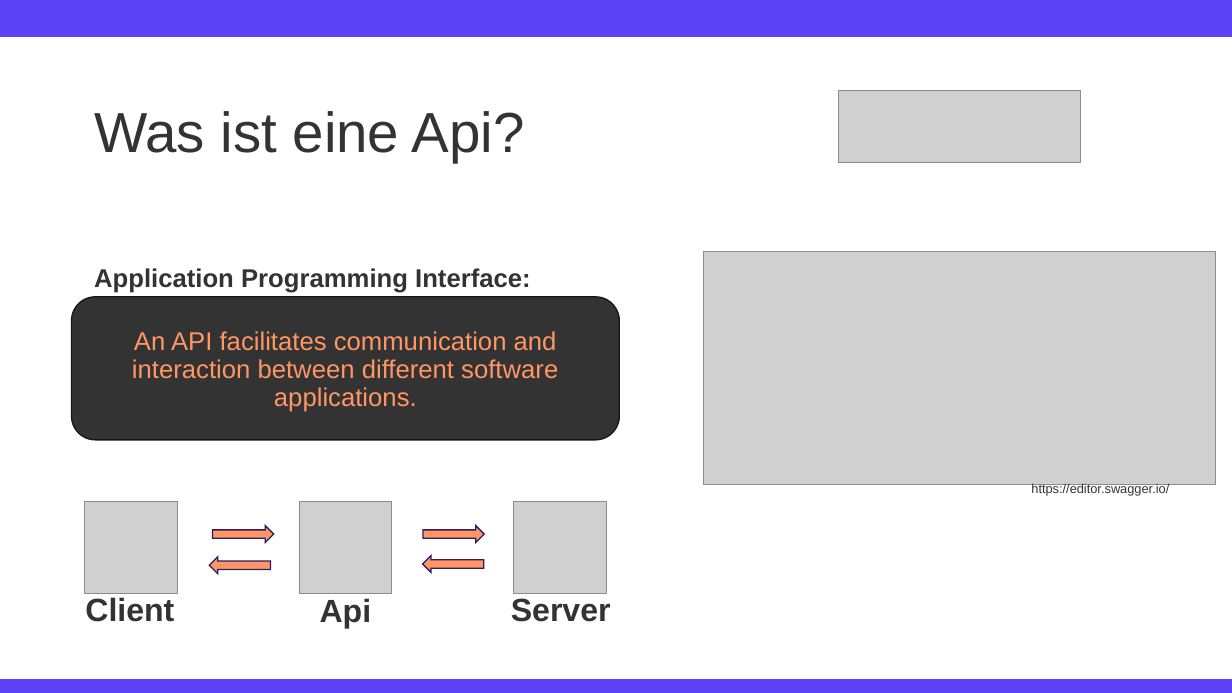
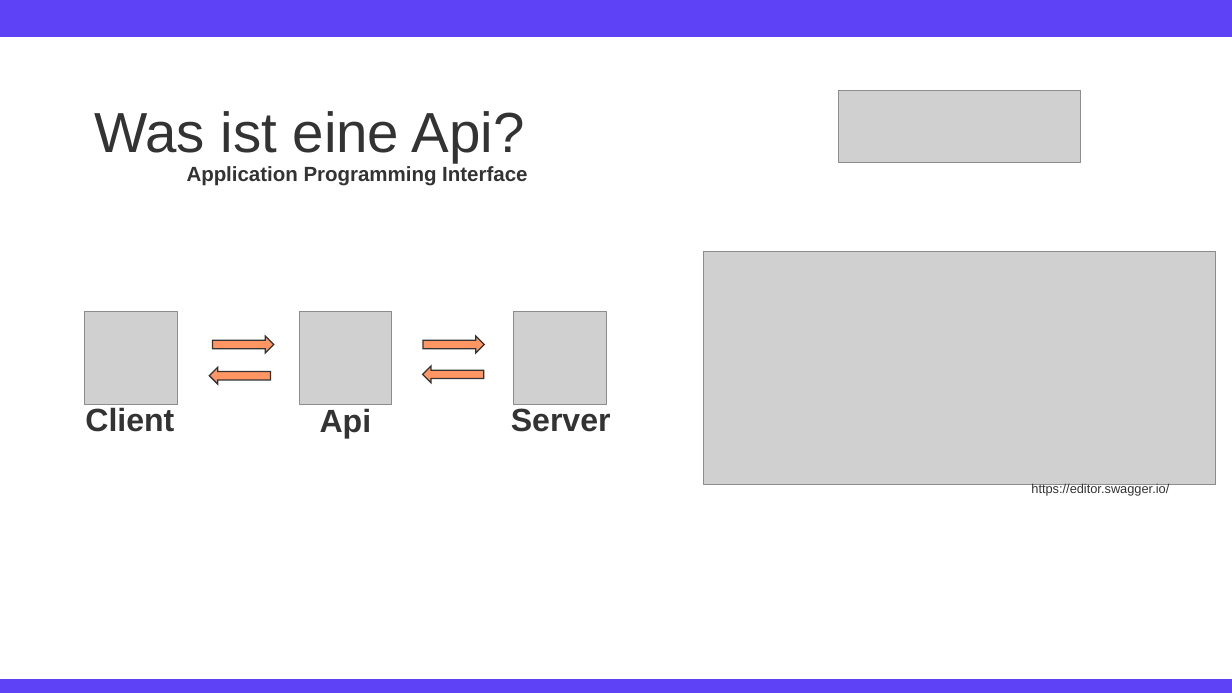
Before and after one commit to TimFehrmannAclue/techlabor_trainings_react_advanced, a slide deck: slide 7 of training_react_advanced.pptx (slide 6 before the commit). Drawn at 1232x693 pixels with LibreOffice and Linux fonts; fonts in the diff are those of the drawing; grey boxes stand for pictures; background and template pictures are left out. Boxes give left, top, right and bottom in pixels: in the first picture for what was removed or moved away, otherwise in the second. Text is boxed around its words. In the diff, an @@ line names an element or a change of style, - is before the commit and + after.

```diff
--- a/training_react_advanced.pptx
+++ b/training_react_advanced.pptx
@@ text at [187, 166, 527, 186]: text changed; size 20 to 16 pt @@
-Application Programming Interface:
+Application Programming Interface
@@ rounded rectangle removed at [71, 297, 619, 440] @@
@@ text removed at [132, 331, 558, 412] @@
-An API facilitates communication and interaction between different software applications.
@@ 4 right arrows, 3 pictures, 3 texts: place and size @@
-4 right arrows, 3 pictures, 3 texts at [85, 501, 611, 628]
+4 right arrows, 3 pictures, 3 texts at [85, 311, 611, 439]
@@ outline #291D6B 1 pt to #333333 1 pt in 4 elements at [422, 366, 483, 383], [213, 336, 274, 353], [423, 336, 484, 353], [210, 368, 271, 384] @@
```
Also in this commit, not shown: 2 other slides changed, 12 slides added, 2 slides removed, 2 other files.
